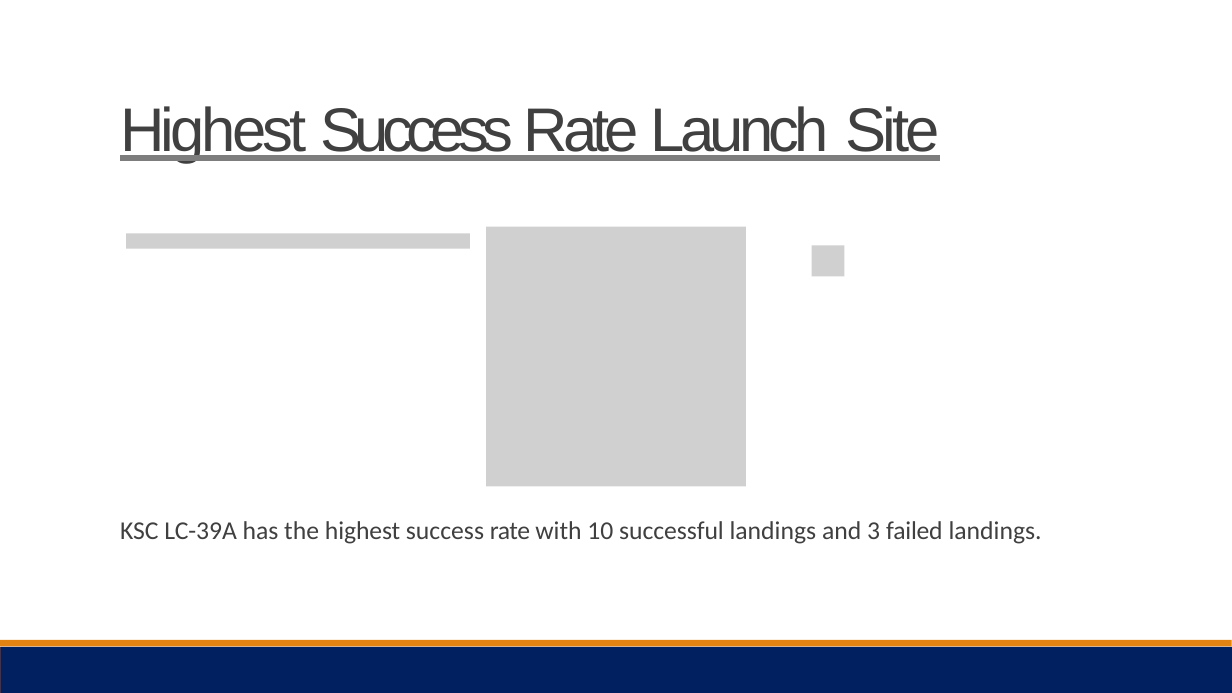
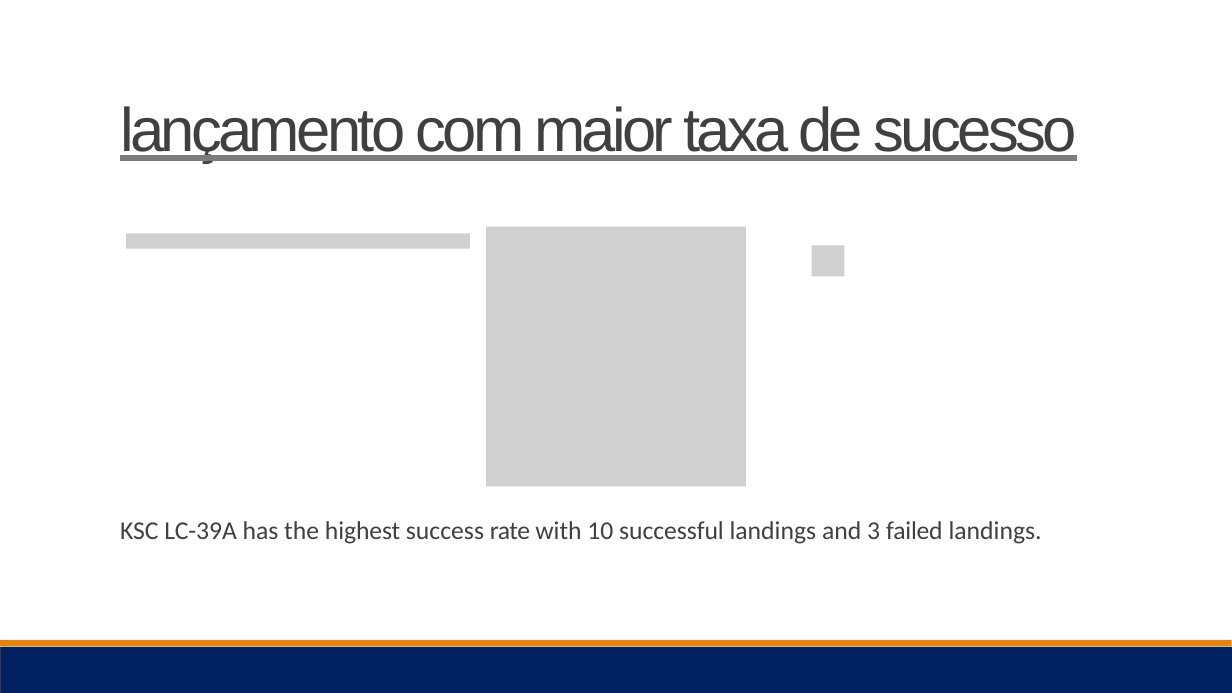
Before and after one commit to yraion/IBM-Data-Science, a slide deck: slide 41 of Data Science Journey -IBM -Robson Cruz.pptx. Drawn at 1232x693 pixels with LibreOffice and Linux fonts; fonts in the diff are those of the drawing; grey boxes stand for pictures. Boxes give left, top, right and bottom in pixels: in the first picture for what was removed or moved away, otherwise in the second. Text is boxed around its words. In the diff, an @@ line names an element or a change of style, - is before the commit and + after.

```diff
--- a/Data Science Journey -IBM -Robson Cruz.pptx
+++ b/Data Science Journey -IBM -Robson Cruz.pptx
@@ title at bbox=[120, 106, 1077, 163]: text changed @@
-Highest Success Rate Launch Site
+lançamento com maior taxa de sucesso
```
Also in this commit, not shown: 13 other slides changed, 1 other file.
